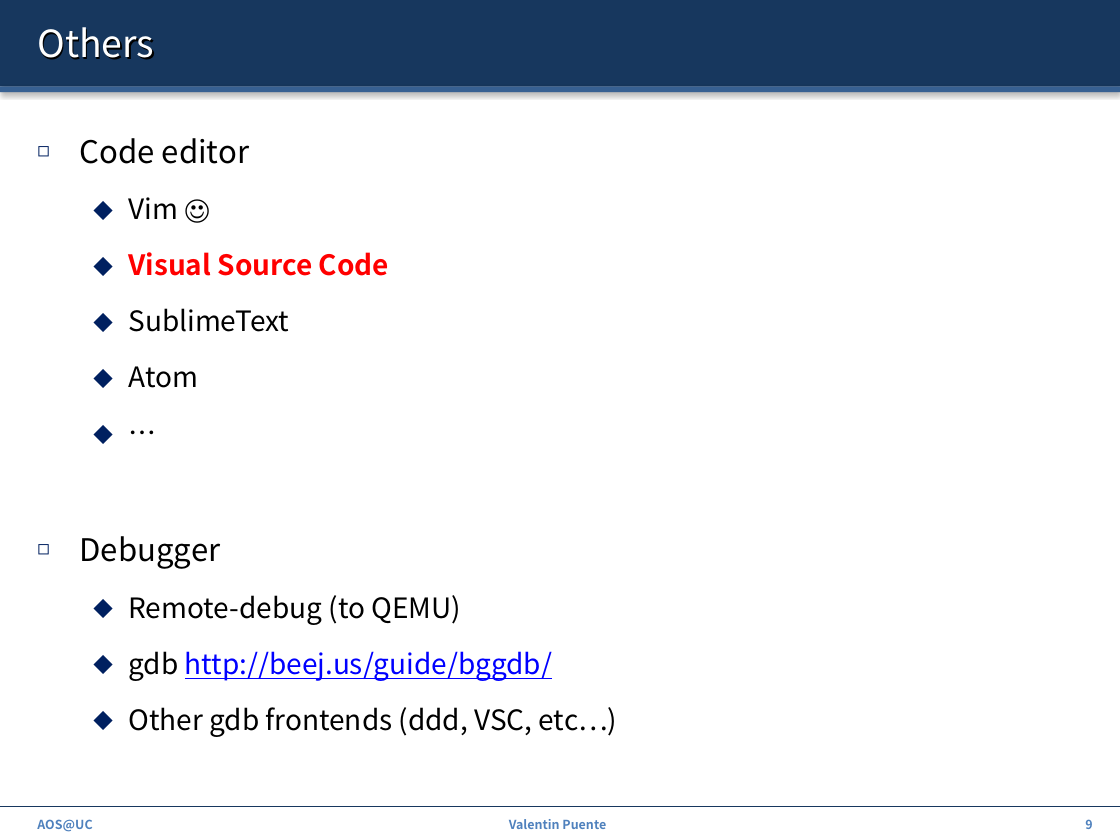
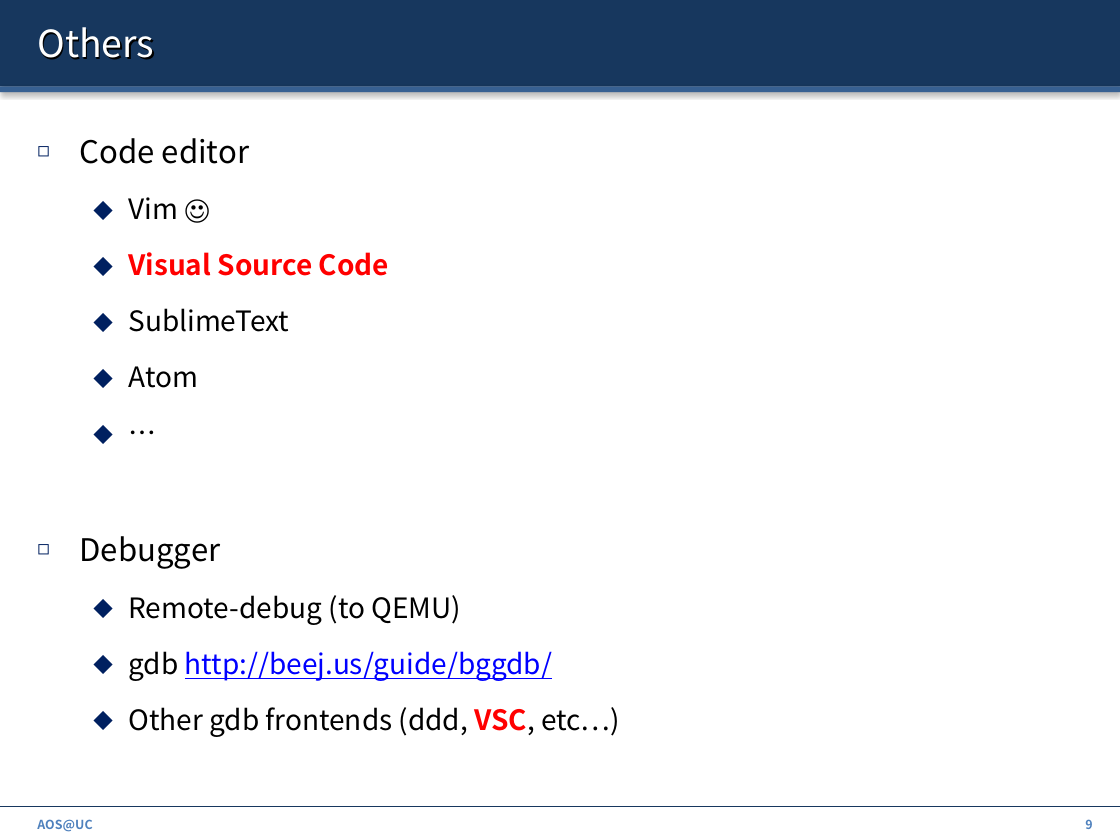
Before and after one commit to ZdravkoDimitrovArnaudov/AOS-XV6-RISCV, a slide deck: slide 9 of Info/00_Intro.pptx. Drawn at 1120x840 pixels with LibreOffice and Linux fonts; fonts in the diff are those of the drawing. Boxes give left, top, right and bottom in pixels: in the first picture for what was removed or moved away, otherwise in the second. Text is boxed around its words. In the diff, an @@ line names an element or a change of style, - is before the commit and + after.

```diff
--- a/Info/00_Intro.pptx
+++ b/Info/00_Intro.pptx
@@ text at <box>128,707,620,737</box>: text colour #000000 to #FF0000, bold on in "VSC," @@
@@ text removed at <box>509,819,606,829</box> @@
-Valentin Puente
```
Also in this commit, not shown: 17 other slides changed, 2 slides added.
